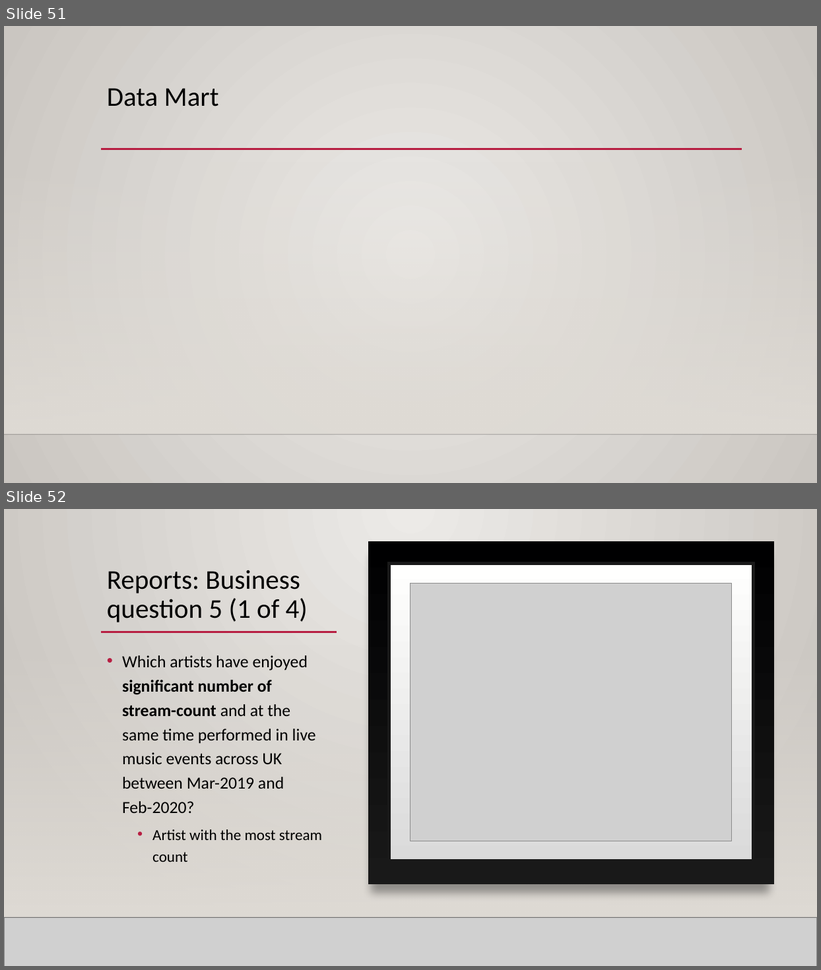
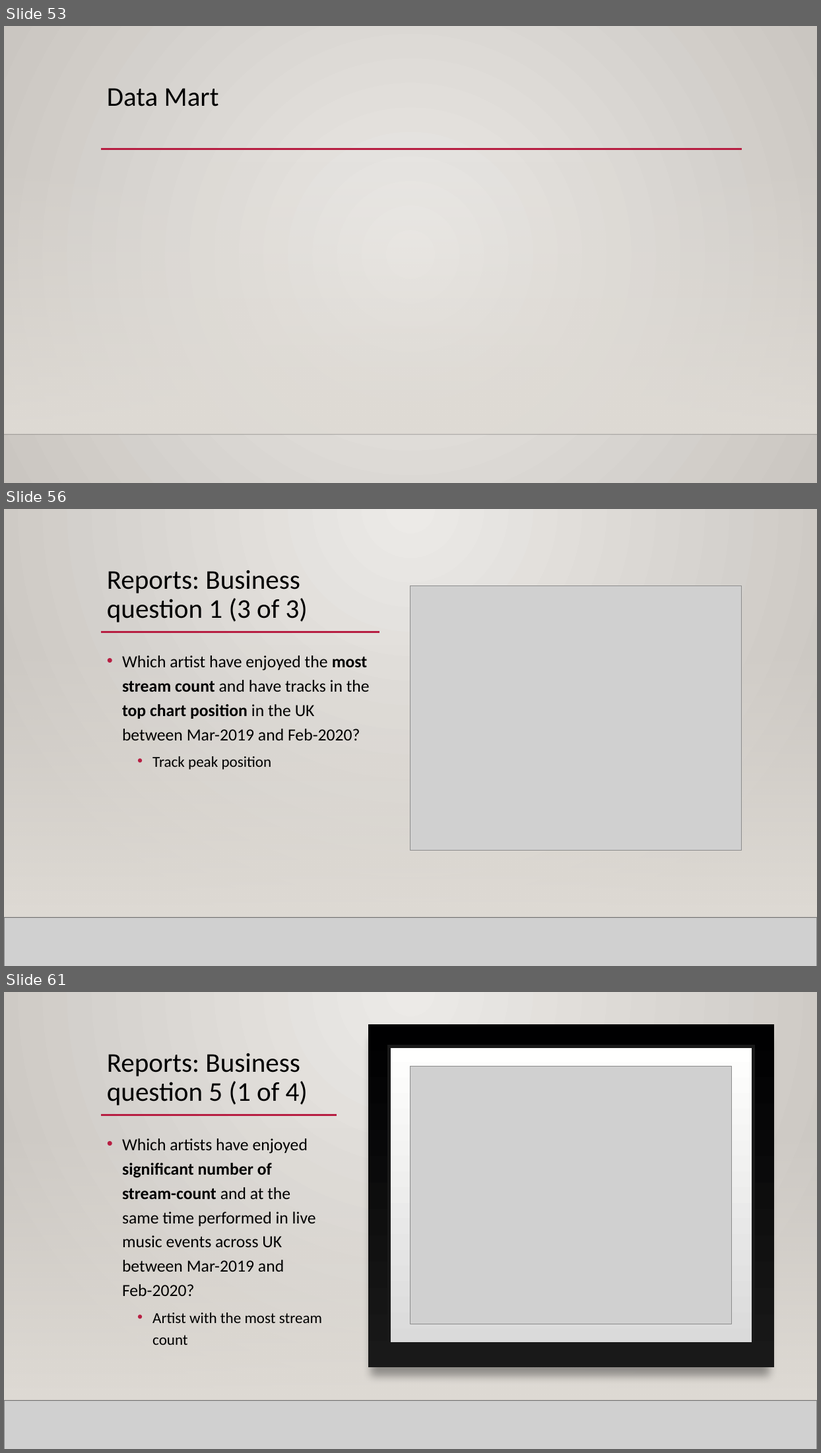
Before and after one commit to mahyarshu/Gigalytics, a slide deck: documents/Presentation/Innovators.pptx. Shown one above the other, each under a label of ours: slides 51 and 52 before the commit, slides 53, 56 and 61 after it; the slides between them are not shown. The pictures are 821x970 and 821x1453 pixels, drawn with LibreOffice and Linux fonts; fonts in the diff are those of the drawing; grey boxes stand for pictures; background and template pictures are left out. Boxes give left, top, right and bottom in pixels: in the first picture for what was removed or moved away, otherwise in the second. Text is boxed around its words. In the diff, an @@ line names an element or a change of style, - is before the commit and + after.

```diff
--- a/documents/Presentation/Innovators.pptx
+++ b/documents/Presentation/Innovators.pptx
@@ slide 56 added at (x1=4, y1=509, x2=817, y2=966), background gradient #ECEAE7 to #CAC7C1; not listed: 3 template elements that a slide beside it also shows @@
@@ rectangle added at (x1=4, y1=509, x2=817, y2=966), fill gradient #ECEAE7 to #CAC7C1 @@
@@ title added at (x1=107, y1=570, x2=308, y2=623), 32 pt, text #000000 @@
+Reports: Business question 1 (3 of 3)
@@ picture added at (x1=411, y1=586, x2=741, y2=851) @@
@@ rectangle added at (x1=4, y1=644, x2=817, y2=918), fill gradient #DFDBD5 @@
@@ line added from (101, 632) to (380, 632), #B71E42 2.5 pt @@
@@ text added at (x1=122, y1=656, x2=370, y2=770), 20 pt, text #000000 @@
+• Which artist have enjoyed the most stream count and have tracks in the top chart position in the UK between Mar-2019 and Feb-2020?
+  • Track peak position
@@ picture added at (x1=4, y1=918, x2=817, y2=966) @@
@@ line added from (4, 918) to (817, 918), #000001 1 pt @@
@@ what was slide 51 is now slide 53 @@
@@ what was slide 52 is now slide 61 @@
```
Also in this commit, not shown: 9 slides changed, 8 other slides added.
